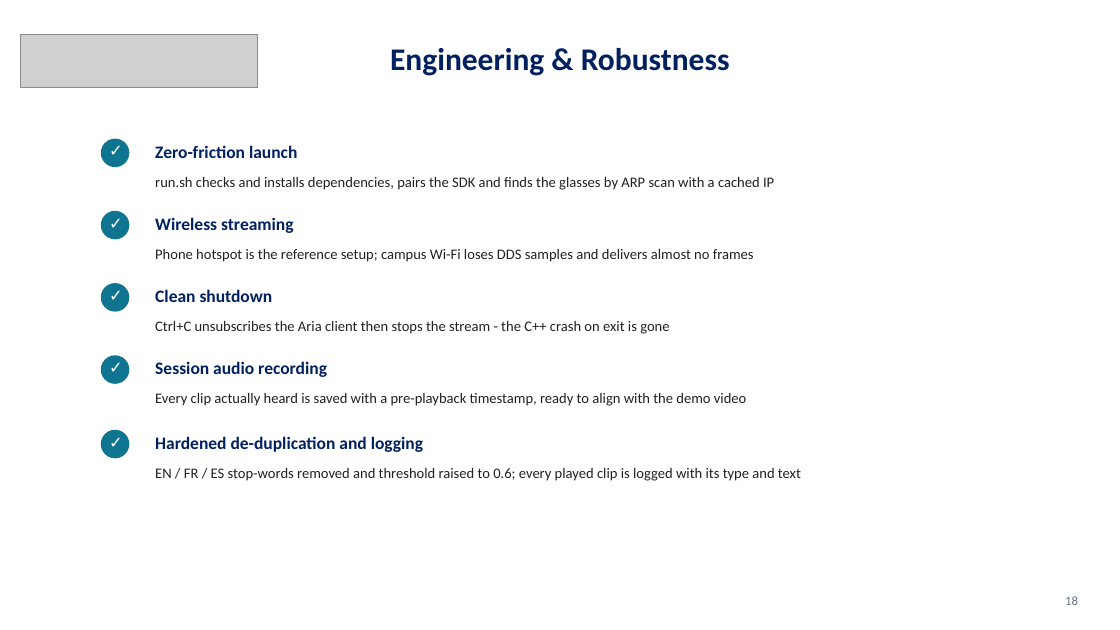
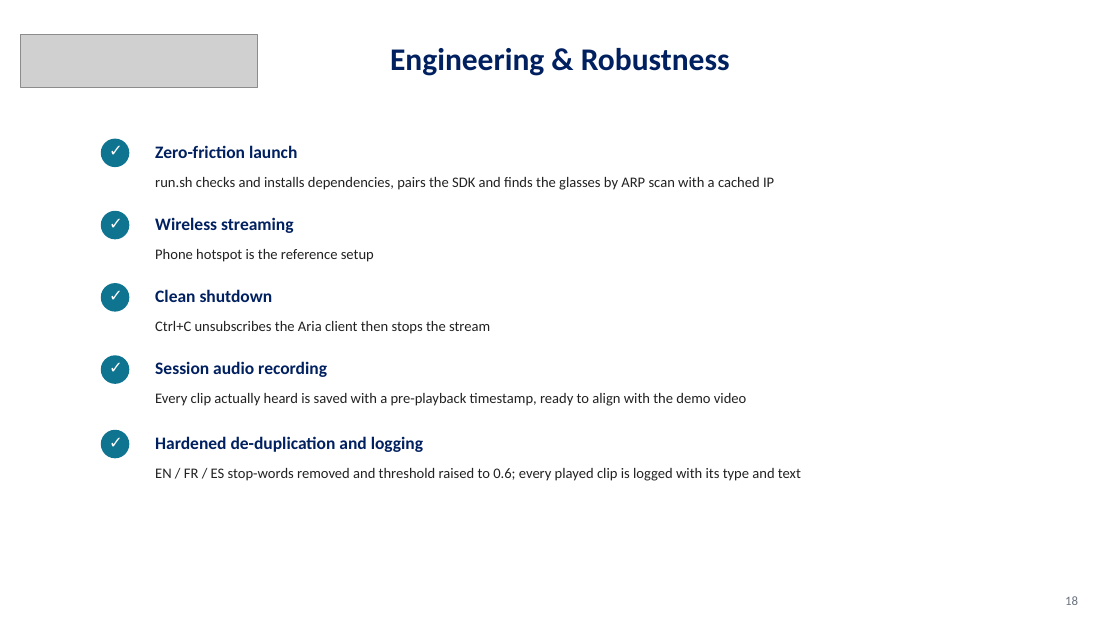
Before and after one commit to Dani1403/Aria, a slide deck: slide 18 of Meta_presentation.pptx. Drawn at 1120x630 pixels with LibreOffice and Linux fonts; fonts in the diff are those of the drawing; grey boxes stand for pictures. Boxes give left, top, right and bottom in pixels: in the first picture for what was removed or moved away, otherwise in the second. Text is boxed around its words. In the diff, an @@ line names an element or a change of style, - is before the commit and + after.

```diff
--- a/Meta_presentation.pptx
+++ b/Meta_presentation.pptx
@@ text at [155, 249, 374, 262]: text changed @@
-Phone hotspot is the reference setup; campus Wi-Fi loses DDS samples and delivers almost no frames
+Phone hotspot is the reference setup
@@ text at [155, 321, 490, 334]: text changed @@
-Ctrl+C unsubscribes the Aria client then stops the stream - the C++ crash on exit is gone
+Ctrl+C unsubscribes the Aria client then stops the stream
```
Also in this commit, not shown: 6 other slides changed.
